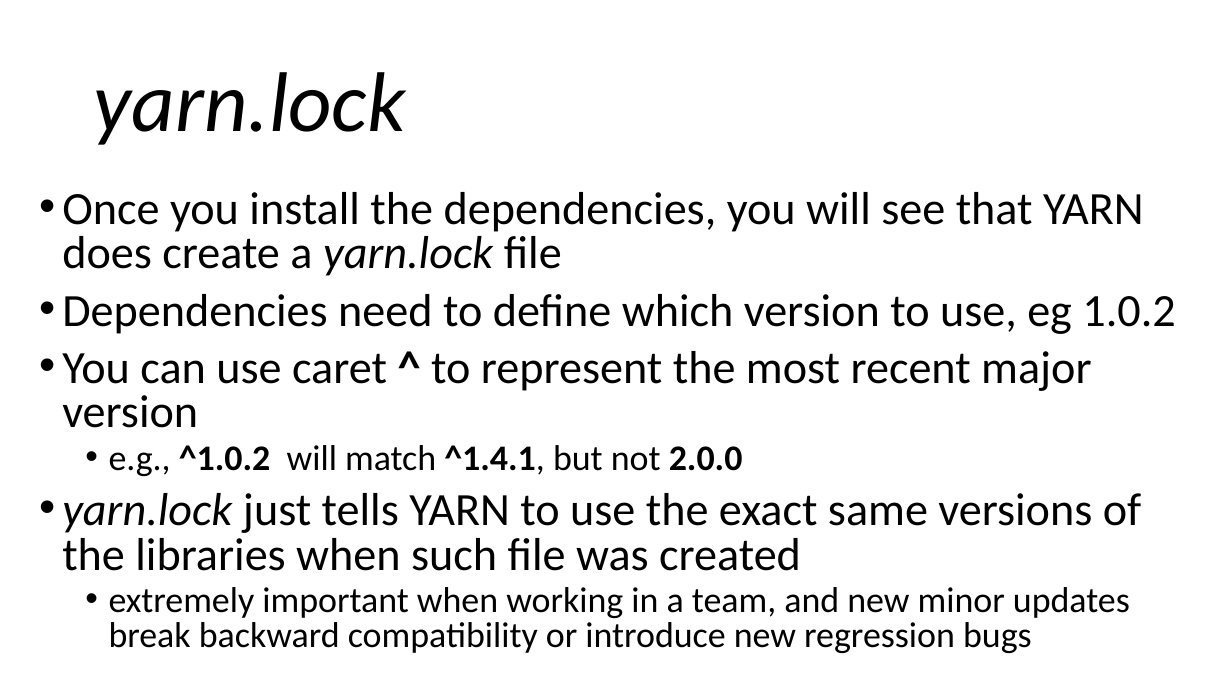
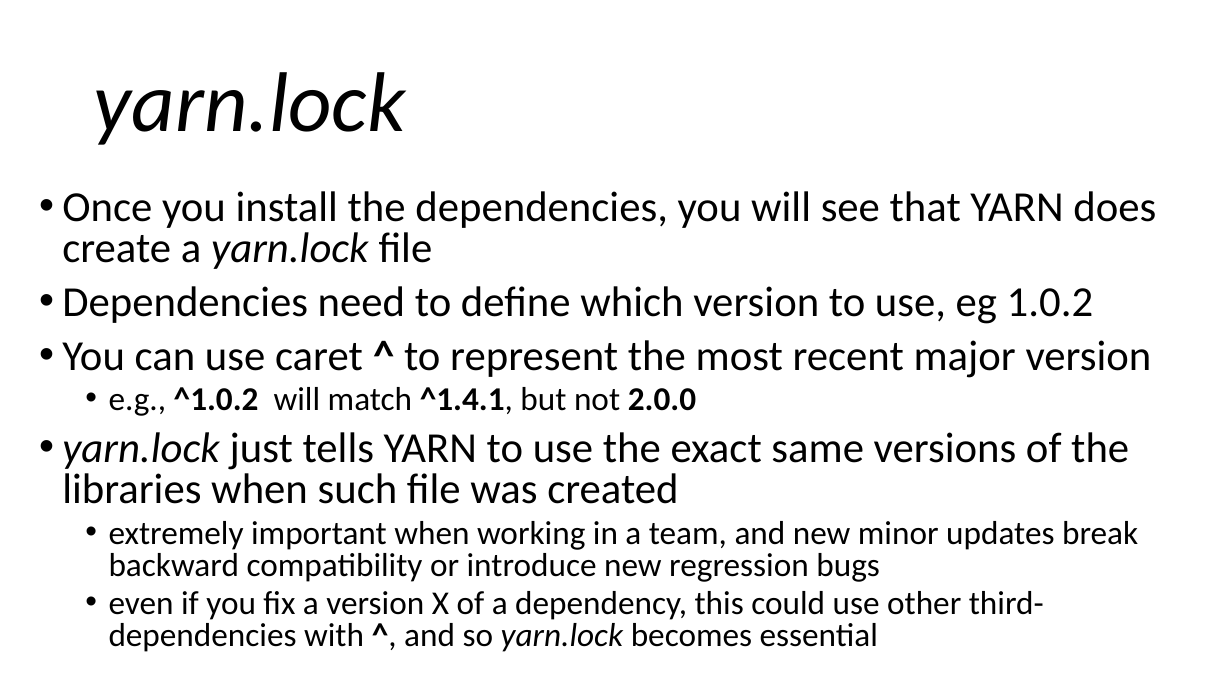
Before and after one commit to arcuri82/web_development_and_api_design, a slide deck: slide 24 of docs/slides/lesson_02.pptx (slide 22 before the commit). Drawn at 1232x693 pixels with LibreOffice and Linux fonts; fonts in the diff are those of the drawing. Boxes give left, top, right and bottom in pixels: in the first picture for what was removed or moved away, otherwise in the second. Text is boxed around its words. In the diff, an @@ line names an element or a change of style, - is before the commit and + after.

```diff
--- a/docs/slides/lesson_02.pptx
+++ b/docs/slides/lesson_02.pptx
@@ text at [62,191,1156,582]: size 36 to 33.3 pt in "Once you install the dependencies, you will ...", "Dependencies need to define which version to ...", "You can use caret ^ to represent ...", "yarn.lock just tells YARN to use the ..."; size 28 to 25.9 pt in "e.g., ^1.0.2 will match ^1.4.1, but not ...", "extremely important when working in a team, ..." @@
@@ text at [109,591,1044,652]: paragraph added @@
+  • even if you fix a version X of a dependency, this could use other third-dependencies with ^, and so yarn.lock becomes essential
```
Also in this commit, not shown: 5 other slides changed, 2 slides added.
